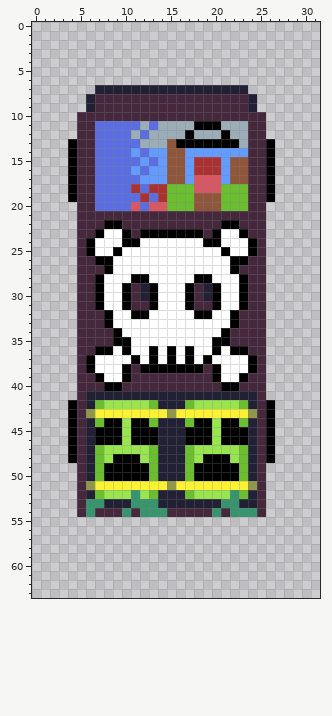
Pixel-art sprite: assets/ph_truck.png. This is how it looked before the edit.
The file is 32x64 pixels.
After the commit:
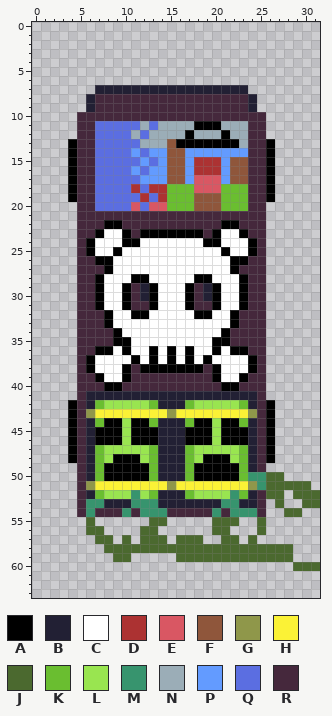
Palette (. is transparent): A #000000  B #222034  C #ffffff  D #ac3232  E #d95763  F #8f563b  G #8f974a  H #fbf236  J #4b692f  K #6abe30  L #99e550  M #37946e  N #9badb7  P #639bff  Q #5b6ee1  R #45283c
From old to new:
@@ x 0..31 @@
 49 .....RBKAAAAAKBBBKAAAAAKBR......
-50 .....RBKAAAAAKBBBKAAAAAKBR......
-51 .....RGHHHHHHHHGHHHHHHHHGR......
-52 .....RBKLLLMLKBBBKLLLLMKBR......
-53 .....RMMBBBMMMBBBBBBBMMBBR......
-54 .....RMRRRMRMMMRRRRRMRMMMR......
-55 ................................
-56 ................................
-57 ................................
-58 ................................
-59 ................................
-60 ................................
+50 .....RBKAAAAAKBBBKAAAAAKMMJJ....
+51 .....RGHHHHHHHHGHHHHHHHHGMJJJJJ.
+52 .....RBKLLLMLKBBBKLLLLMKBRJJ.JJJ
+53 .....RMMBBBMMMBBBBBBBMMBBR.J..JJ
+54 .....RMRRRMRMMMRRRRRMRMMMR..JJ..
+55 ......J......JJ.....JJJ..J......
+56 ......JJ....JJ......JJ...J......
+57 .......JJ.J.JJJ.JJJ..JJ.J.......
+58 ........JJJJJJJJJJJJJJJJJJJJJ...
+59 .........JJ.....JJJJJJJJJJJJJ...
+60 .............................JJJ
 61 ................................
Pixel boxes of the changes (left, top, right, bottom) in both pictures:
changed: (86, 472, 320, 571)
